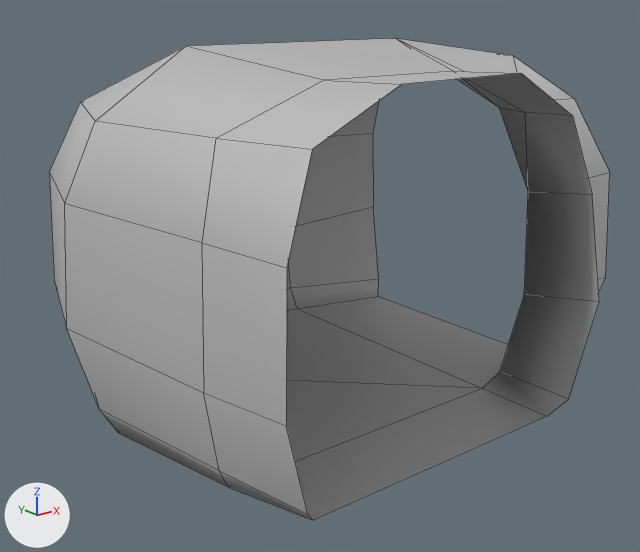
The FBX model Assets/Meshes/Rooms/Cavern_Pieces/Corner_Hall.fbx as it was, and as the next commit left it.
One viewpoint serves both versions: a camera (50 mm lens) standing at (-0.0269, -0.0192, 0.0134) and looking at (-0.0082, 0.0041, 0.0041). Arrows for +X, +Y and +Z are at lower left; the lights stay in place. Mesh edges are drawn as thin lines. Where no turn or scale is listed for an object, it has been applied to the vertices.

Objects in the first picture: 'CORNER_HALL'.
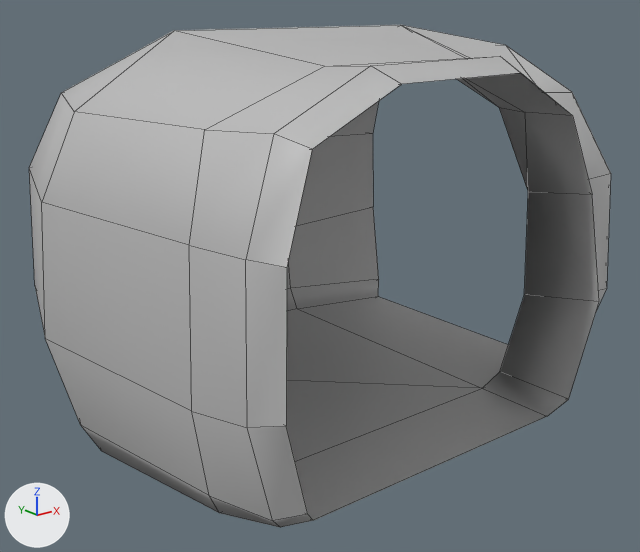
Pixel boxes [x1, y1, x2, y2] of what changed, in the pictures (640 x 552 px):
'CORNER_HALL', reshaped: before [49, 38, 610, 521]; after [29, 25, 611, 527]
part 1 of me_mesh, added: after [29, 25, 611, 527]

The change, as a diff of the scene's bpy script:
```diff
--- a/Assets/Meshes/Rooms/Cavern_Pieces/Corner_Hall.fbx.py
+++ b/Assets/Meshes/Rooms/Cavern_Pieces/Corner_Hall.fbx.py
@@ me_mesh @@
 # used by ob_corner_hall; location = (0.0, 0.0, 0.0)
-me_mesh.from_pydata(...)  # 61 vertices, 54 faces; spans x -0.0167..0.0008, y -0.0037..0.0128, z 0.0..0.012
+me_mesh.from_pydata(...)  # 122 vertices, 132 faces; spans x -0.0174..0.0008, y -0.0037..0.0135, z -0.0005..0.0125
+# me_mesh part 1
+# 61 vertices are added at x -0.0174..0.0002, y -0.0029..0.0135, z -0.0005..0.0125
+# 78 new faces join them
 me_mesh.materials.append(mat_checkered)
```
